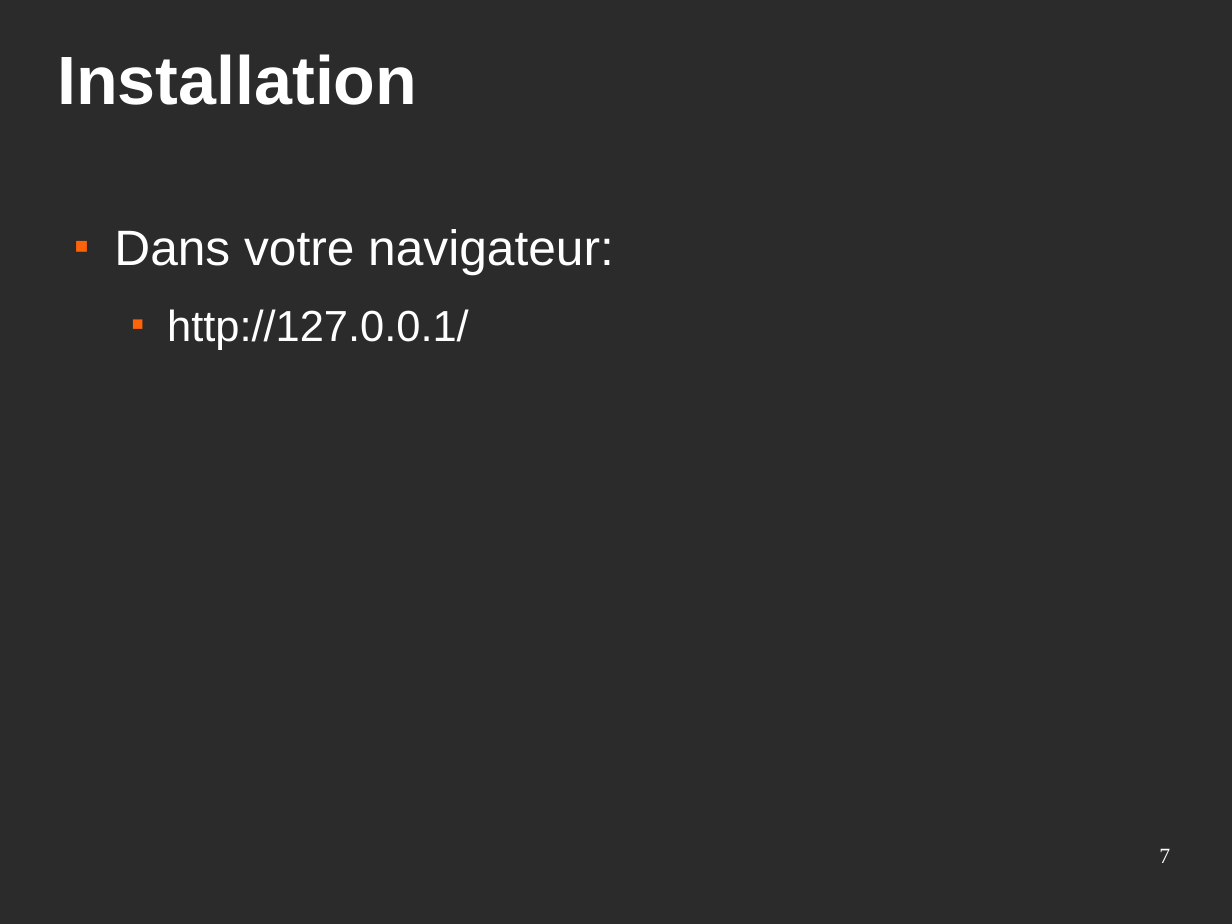
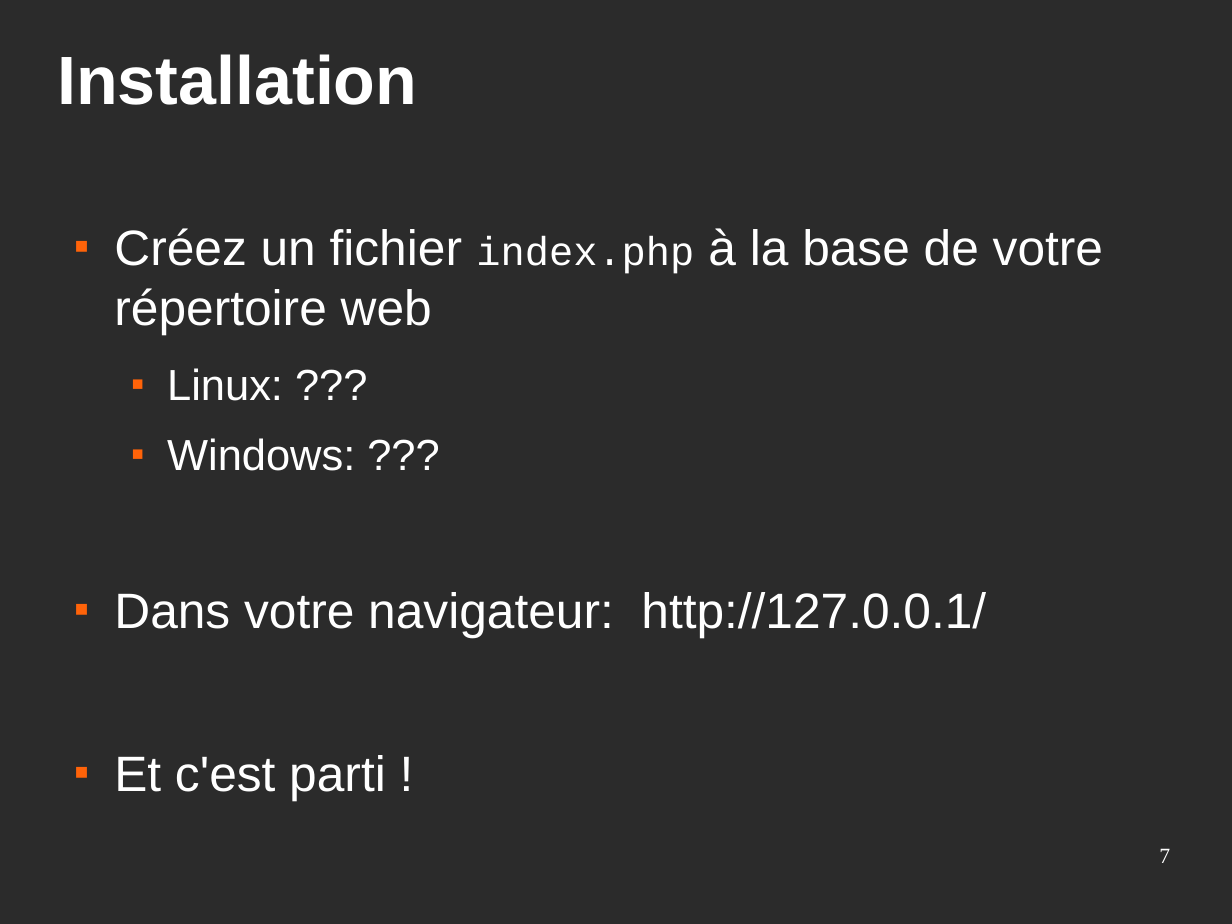
Before and after one commit to Eirbware/Formation, a slide deck: slide 7 of presentations/php.odp. Drawn at 1232x924 pixels with LibreOffice and Linux fonts; fonts in the diff are those of the drawing; background and template pictures are left out; a plain dark background stands for a picture behind light text. Boxes give left, top, right and bottom in pixels: in the first picture for what was removed or moved away, otherwise in the second. Text is boxed around its words. In the diff, an @@ line names an element or a change of style, - is before the commit and + after.

```diff
--- a/presentations/php.odp
+++ b/presentations/php.odp
@@ text at box(114, 228, 1103, 801): text changed @@
-■ Dans votre navigateur:
-  ■ http://127.0.0.1/
+■ Créez un fichier index.php à la base de votre répertoire web
+  ■ Linux: ???
+  ■ Windows: ???
+■ Dans votre navigateur: http://127.0.0.1/
+■ Et c'est parti !
```
Also in this commit, not shown: 1 other slide changed.
